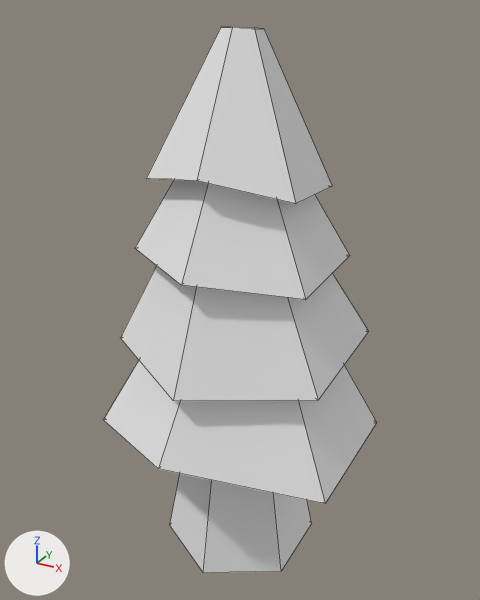
One commit to the OBJ model Snowglobe/Assets/Models/Trees/tree_mid.obj: the scene before it, then after it.
Rendered twice from a 50 mm camera at (3.52, -6.42, 5.65) aimed at (-0.07, 0.12, 2.38). Every picture has the same lights, and +X, +Y and +Z are marked at lower left. Mesh edges are drawn as thin lines. Where no turn or scale is listed for an object, it has been applied to the vertices.
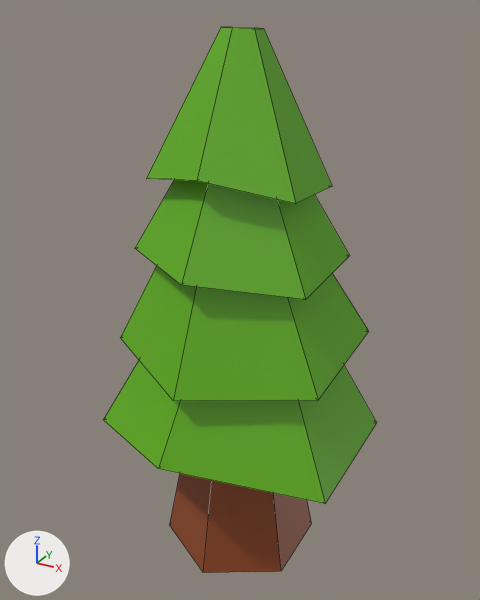
Edits to the bpy script that builds the scene:
```text
Add mat_material:
    mat_material = principled_material('Material')
    mat_material.base_color = (0.108, 0.418, 0.0)  # green #5cad00
Add mat_material_001:
    mat_material_001 = principled_material('Material.001')
    mat_material_001.base_color = (0.282, 0.063, 0.0144)  # brown #914720
Change me_cylinder:
    where me_cylinder.from_pydata(...)  # 12 vertices, 8 faces; spans x -0.86..0.87, y -1.0..1.0, z -1.0..1.0
    add me_cylinder.materials.append(mat_material_001)  # brown #914720
Change me_cylinder_001:
    where me_cylinder_001.from_pydata(...)  # 24 vertices, 20 faces; spans x -1.54..1.54, y -1.61..1.78, z 0.67..2.54
    add me_cylinder_001.materials.append(mat_material)  # green #5cad00
Change me_cylinder_002:
    where me_cylinder_002.from_pydata(...)  # 24 vertices, 20 faces; spans x -1.34..1.35, y -1.45..1.61, z 1.82..3.58
    add me_cylinder_002.materials.append(mat_material)  # green #5cad00
Change me_cylinder_004:
    where me_cylinder_004.from_pydata(...)  # 24 vertices, 20 faces; spans x -1.09..1.09, y -1.22..1.29, z 2.9..4.29
    add me_cylinder_004.materials.append(mat_material)  # green #5cad00
Change me_cylinder_005:
    where me_cylinder_005.from_pydata(...)  # 24 vertices, 20 faces; spans x -0.9..0.91, y -0.95..1.01, z 3.82..5.47
    add me_cylinder_005.materials.append(mat_material)  # green #5cad00
```

Changed parts and their boxes (x1, y1, x2, y2) in the pictures (480 x 600 px):
'Cylinder.002', recoloured (grey to green)
    both: (120, 265, 369, 401)
'Cylinder.001', recoloured (grey to green)
    both: (104, 361, 377, 504)
'Cylinder.005', recoloured (grey to green)
    both: (146, 27, 332, 204)
'Cylinder.004', recoloured (grey to green)
    both: (135, 180, 349, 299)
'Cylinder', recoloured (grey to brown)
    both: (170, 474, 312, 573)
